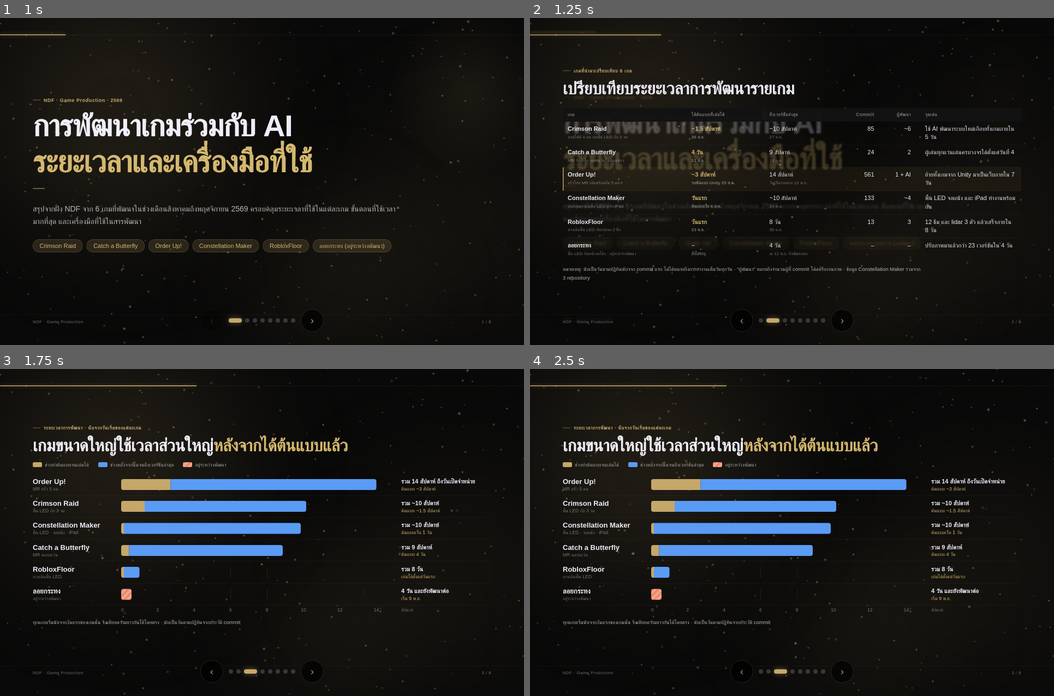
Above: before the commit, frames 1-4 (two rows, left to right).
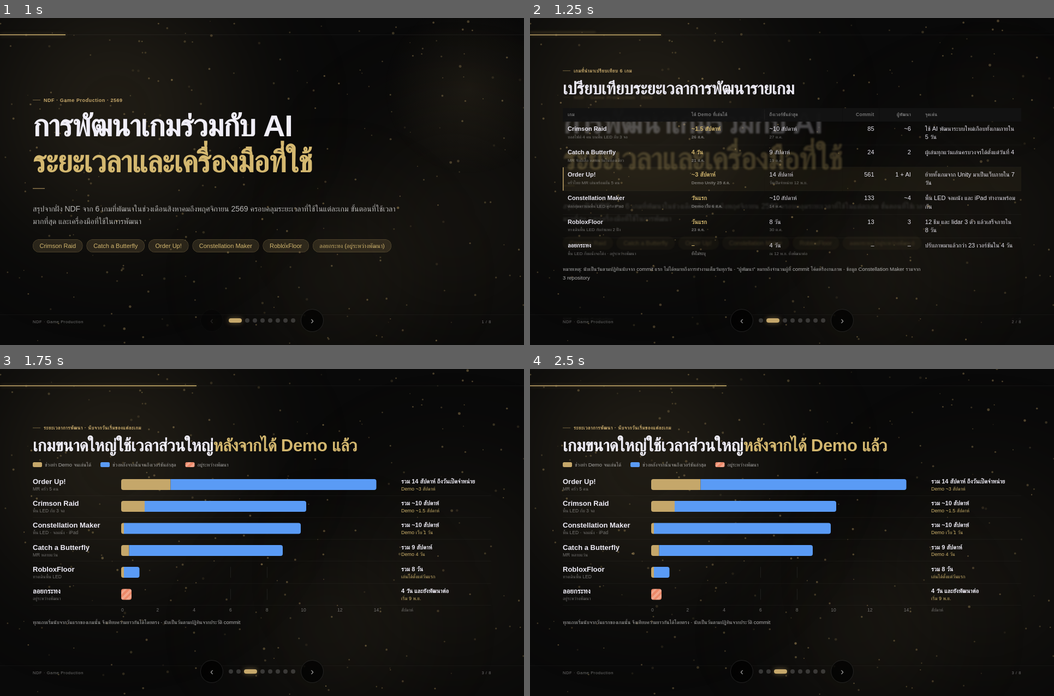
Above: after the commit, the same moments.

Repository: phttinat/game-dev-timeline
Game: browser game, page index.html
Two runs of this game, one before a commit and one after it. Both use one fixed random seed, a clock stepped at 60 frames per second and the inputs below.
Inputs (mouse positions are in pixels of both pictures, inside the frame that each line leads up to):
- Up to frame 1 (1 s): click (262, 181) at 0.27 s
- Up to frame 2 (1.25 s): hold Right from 1.03 s (still down); tap Space at 1.1 s
- Up to frame 3 (1.75 s): release Right at 1.53 s; hold Down from 1.58 s (still down); tap Space at 1.6 s
- Up to frame 4 (2.5 s): release Down at 1.85 s; hold Left 1.9-2.47 s; tap Space at 2.1 s

Frame 1 is identical in both runs. In frame 2, 0.1% of the frame differs, in the area x 30-39%, y 28-58%; in frame 3, 0.7%; in frame 4, 0.7%, in the area x 10-84%, y 20-58%.

Commit message:
Use Demo instead of ต้นแบบ throughout

Diff:
--- a/index.html
+++ b/index.html
@@ -223,12 +223,12 @@
     <div class="kicker">เกมที่นำมาเปรียบเทียบ 6 เกม</div>
     <h2>เปรียบเทียบระยะเวลาการพัฒนารายเกม</h2>
     <table class="tbl six">
-      <thead><tr><th style="width:27%">เกม</th><th style="width:17%">ได้ต้นแบบที่เล่นได้</th><th style="width:17%">ถึงเวอร์ชันล่าสุด</th><th class="r" style="width:8%">Commit</th><th class="r" style="width:8%">ผู้พัฒนา</th><th style="width:23%;padding-left:34px">จุดเด่น</th></tr></thead>
+      <thead><tr><th style="width:27%">เกม</th><th style="width:17%">ได้ Demo ที่เล่นได้</th><th style="width:17%">ถึงเวอร์ชันล่าสุด</th><th class="r" style="width:8%">Commit</th><th class="r" style="width:8%">ผู้พัฒนา</th><th style="width:23%;padding-left:34px">จุดเด่น</th></tr></thead>
       <tbody>
         <tr><td><b>Crimson Raid</b><small>บอสไฟต์ 4 คน บนพื้น LED กับ 3 จอ</small></td><td class="g">~1.5 สัปดาห์<small …(188 unchanged characters)…
         <tr><td><b>Catch a Butterfly</b><small>MR จับผีเสื้อ หลายแว่นในห้องเดียว</small></td><td class="g">4 วัน<small> …(184 unchanged characters)…
-        <tr class="star"><td><b>Order Up!</b><small>ครัวไทย MR เล่นพร้อมกัน 5 คน</small></td><td class="g">~3 สัปดาห์<small>จบต้นแบบ Unity 25 ส.ค.</small></td><td>14 สัปดาห …(172 unchanged characters)…
-        <tr><td><b>Constellation Maker</b><small>ต่อกลุ่มดาวบนพื้น LED คู่กับ iPad</small></td><td class="g">วันแรก<small>ต้นแบบเว็บ 6 ส.ค.</small></td><td>~10 สัปดาห์< …(147 unchanged characters)…
+        <tr class="star"><td><b>Order Up!</b><small>ครัวไทย MR เล่นพร้อมกัน 5 คน</small></td><td class="g">~3 สัปดาห์<small>Demo Unity 25 ส.ค.</small></td><td>14 สัปดาห …(172 unchanged characters)…
+        <tr><td><b>Constellation Maker</b><small>ต่อกลุ่มดาวบนพื้น LED คู่กับ iPad</small></td><td class="g">วันแรก<small>Demo เว็บ 6 ส.ค.</small></td><td>~10 สัปดาห์< …(147 unchanged characters)…
         <tr><td><b>RobloxFloor</b><small>ทางเดินพื้น LED กับกำแพง 2 ฝั่ง</small></td><td class="g">วันแรก<small>23 ต.ค.</small></td><td>8 วัน<small>30 ต.ค.</small></td><td class="r">13</td><td class="r">3</td><td style="padding-left:34px">12 ธีม และ lidar 3 ตัว แล้วเสร็จภายใน 8 วัน</td></tr>
         <tr><td><b>ลอยกระทง</b><small>พื้น LED กับผนังจอโค้ง · อยู่ระหว่างพัฒนา</small></td><td class="g">–<small>ยังไม …(185 unchanged characters)…
       </tbody>
@@ -242,9 +242,9 @@
   <div class="bar"><div class="bar-fill"></div></div>
   <div class="body">
     <div class="kicker">ระยะเวลาการพัฒนา · นับจากวันเริ่มของแต่ละเกม</div>
-    <h2>เกมขนาดใหญ่ใช้เวลาส่วนใหญ่<em>หลังจากได้ต้นแบบแล้ว</em></h2>
+    <h2>เกมขนาดใหญ่ใช้เวลาส่วนใหญ่<em>หลังจากได้ Demo แล้ว</em></h2>
     <div class="legend">
-      <span><i class="c-build"></i>ช่วงทำต้นแบบจนเล่นได้</span>
+      <span><i class="c-build"></i>ช่วงทำ Demo จนเล่นได้</span>
       <span><i class="c-art"></i>ช่วงหลังจากนั้นจนถึงเวอร์ชันล่าสุด</span>
       <span><i class="c-going"></i>อยู่ระหว่างพัฒนา</span>
     </div>
@@ -252,22 +252,22 @@
       <div class="drow">
         <div class="gname">Order Up!<span>MR ครัว 5 คน</span></div>
         <div class="dtrack"><div class="dseg proto" style="left:0;width:18.10%"></div><div class="dseg rest" style="left:18.10%;width:75.24%"></div></div>
-        <div class="dlabel"><b>รวม 14 สัปดาห์ ถึงวันเปิดจำหน่าย</b><span>ต้นแบบ ~3 สัปดาห์</span></div>
+        <div class="dlabel"><b>รวม 14 สัปดาห์ ถึงวันเปิดจำหน่าย</b><span>Demo ~3 สัปดาห์</span></div>
       </div>
       <div class="drow">
         <div class="gname">Crimson Raid<span>พื้น LED กับ 3 จอ</span></div>
         <div class="dtrack"><div class="dseg proto" style="left:0;width:8.57%"></div><div class="dseg rest" style="left:8.57%;width:59.05%"></div></div>
-        <div class="dlabel"><b>รวม ~10 สัปดาห์</b><span>ต้นแบบ ~1.5 สัปดาห์</span></div>
+        <div class="dlabel"><b>รวม ~10 สัปดาห์</b><span>Demo ~1.5 สัปดาห์</span></div>
       </div>
       <div class="drow">
         <div class="gname">Constellation Maker<span>พื้น LED · จอผนัง · iPad</span></div>
         <div class="dtrack"><div class="dseg proto" style="left:0;width:0.95%"></div><div class="dseg rest" style="left:0.95%;width:64.76%"></div></div>
-        <div class="dlabel"><b>รวม ~10 สัปดาห์</b><span>ต้นแบบเว็บ 1 วัน</span></div>
+        <div class="dlabel"><b>รวม ~10 สัปดาห์</b><span>Demo เว็บ 1 วัน</span></div>
       </div>
       <div class="drow">
         <div class="gname">Catch a Butterfly<span>MR หลายแว่น</span></div>
         <div class="dtrack"><div class="dseg proto" style="left:0;width:2.86%"></div><div class="dseg rest" style="left:2.86%;width:56.19%"></div></div>
-        <div class="dlabel"><b>รวม 9 สัปดาห์</b><span>ต้นแบบ 4 วัน</span></div>
+        <div class="dlabel"><b>รวม 9 สัปดาห์</b><span>Demo 4 วัน</span></div>
       </div>
       <div class="drow">
         <div class="gname">RobloxFloor<span>ทางเดินพื้น LED</span></div>
@@ -336,7 +336,7 @@
         <tr><td class="g">ฮาร์ดแวร์ในสถานที่จริง</td><td>พื้น LED กับ 3 จอต้องทำงานพร้อมกัน</td><td>แว่นหลายเครื่องต้องระบุตำแหน่งห้องจริงตรงกัน</td><td>จัดวางครัวให้ตรงกับห้องจริง และจำกัดให้เล่นได้เฉพาะแว่นของสถานที่</td><td>ช่องบนพื้นต้องตรงกับแผ่น LED จริง</td></tr>
         <tr><td class="g">ข้อผิดพลาดที่พบขณะใช้งานจริง</td><td>เกมไม่เริ่มทำงานในไฟล์ Build และฉากจบค้าง</td><td>จับผีเสื้อไม่ได้เมื่อเล่นต่อเนื่องเป็นเวลานาน</td><td>วางสิ่งของคืนได้ยาก และสิ่งของกระเด็นเมื่อปัดมือ</td><td>ดาวคำตอบอยู่ห่างกันจนไม่เกิดเส้นเชื่อม</td></tr>
         <tr><td class="g">งานภาพที่ต้องปรับหลายรอบ</td><td>ปรับ UI ใหม่ 2 รอบ</td><td>ตู้ Terrarium 3 เวอร์ชัน</td><td>สร้างครัวใหม่ทั้งหมดด้วยโค้ด</td><td>ปรับธีม UI ให้สอดคล้องกับวิดีโอแนะนำ</td></tr>
-        <tr><td class="g">การทำให้ผู้เล่นเข้าใจเกม</td><td>วิดีโอแนะนำ เสียงพากย์ และ Demo สอนการเล่น</td><td>ปรับความเร็วผีเสื้อตามชนิด</td><td>กำหนดโหมด casual เป็นค่าเริ่มต้น</td><td>จอพื้นแสดงเรื่องราว และรอบแนะนำการเล่น</td></tr>
+        <tr><td class="g">การทำให้ผู้เล่นเข้าใจเกม</td><td>วิดีโอแนะนำ เสียงพากย์ และโหมดสาธิตสอนการเล่น</td><td>ปรับความเร็วผีเสื้อตามชนิด</td><td>กำหนดโหมด casual เป็นค่าเริ่มต้น</td><td>จอพื้นแสดงเรื่องราว และรอบแนะนำการเล่น</td></tr>
       </tbody>
     </table>
   </div>
@@ -351,7 +351,7 @@
     <div class="tools">
       <div class="tcol"><h3>โค้ดและเอนจินเกม</h3>
         <div class="tool"><b>Claude Code</b><span>เขียนโค้ด ตรวจทานโค้ด จัดทำเอกสารและสไลด์</span><em>ทุกเกม</em></div>
-        <div class="tool"><b>Codex</b><span>พัฒนาต้นแบบ งาน Unity และภาพแนวคิด</span><em>5 เกม</em></div>
+        <div class="tool"><b>Codex</b><span>พัฒนา Demo งาน Unity และภาพแนวคิด</span><em>5 เกม</em></div>
         <div class="tool"><b>Coplay MCP</b><span>ให้ AI ควบคุม Unity Editor ได้โดยตรง</span><em>Constellation · While We West</em></div>
       </div>
       <div class="tcol"><h3>ภาพ โมเดล และวิดีโอ</h3>
@@ -383,7 +383,7 @@
     <div class="kicker">แนวทางการประเมินระยะเวลาโครงการใหม่</div>
     <h2>กรอบเวลาอ้างอิง<em>จากเกมที่พัฒนาแล้ว</em></h2>
     <div class="cards" style="grid-template-columns:repeat(3,1fr);margin-top:42px">
-      <div class="card"><div class="tag">ต้นแบบที่เล่นได้</div><div class="big">1 วัน – 3 สัปดาห์</div><p>AI ช่วยพัฒนาระบบหลักได้รวดเร็ว ต้นแบบเว็บแล้วเสร็จในวันแรก และเกม MR หลายแว่นเล่นครบวงจรได้ในวันที่ 4</p></div>
+      <div class="card"><div class="tag">Demo ที่เล่นได้</div><div class="big">1 วัน – 3 สัปดาห์</div><p>AI ช่วยพัฒนาระบบหลักได้รวดเร็ว Demo เว็บแล้วเสร็จในวันแรก และเกม MR หลายแว่นเล่นครบวงจรได้ในวันที่ 4</p></div>
       <div class="card"><div class="tag">ภาพ เสียง และระบบรอบที่สอง</div><div class="big">4–6 สัปดาห์</div><p>งานภาพมักต้องปรับมากกว่าหนึ่งรอบ และต้องตรวจบนจอหรือในแว่นจริงก่อนตัดสินใจ</p></div>
       <div class="card"><div class="tag">ทดสอบในสถานที่จริง</div><div class="big">2–3 สัปดาห์ขึ้นไป</div><p>ต้องมีพื้น LED หรือแว่นหลายเครื่องสำหรับทดสอบ เนื่องจากข้อผิดพลาดหลายรายการพบเฉพาะเมื่อใช้งานจริงหรือใช้งานต่อเนื่อง</p></div>
     </div>
